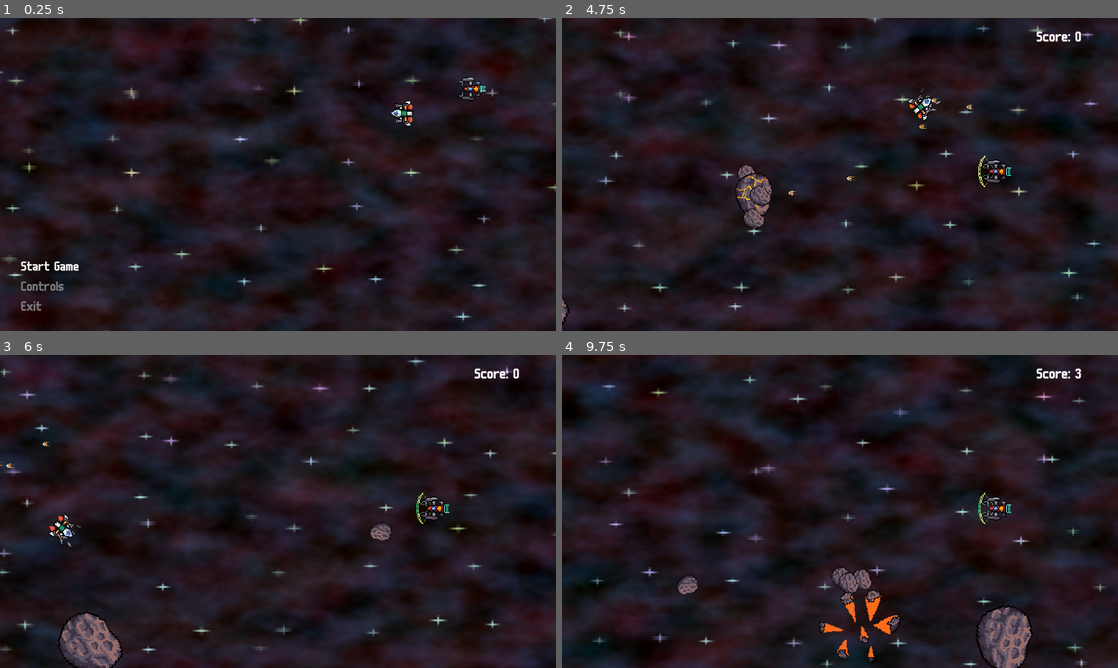
Above: before the commit, frames 1-4 (two rows, left to right).
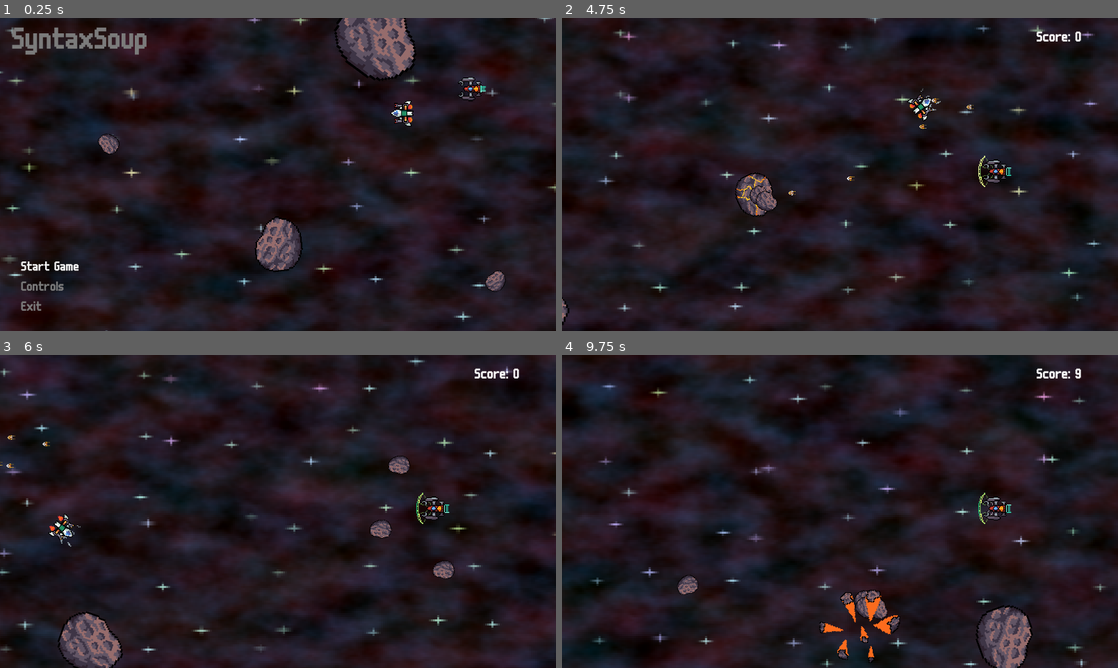
Above: after the commit, the same moments.

Repository: Yekt/SyntaxSoup
Game: Godot game, scene res://scenes/screens/start.tscn
The game is run twice, just before and just after one commit, with the same random seed, the same clock (stepped at 60 frames per second) and the same inputs. The engine's default icon, where the game draws it, is replaced by a stand-in: a white triangle on a blue panel in a dark square.
Inputs:
- Up to frame 1 (0.25 s): no input
- Up to frame 2 (4.75 s): click "Start Game" at 0.5 s; hold D (attacker_right) 1.28-2.03 s; hold Shift (attacker_dodge) 1.28-2.03 s; hold S (attacker_down) 2.03-2.78 s; tap Ctrl (supporter_dodge, bound only after the commit) at 2.1, 3.6 s; hold D (attacker_right) 2.78-3.53 s; hold Shift (attacker_dodge) 2.78-3.53 s; hold W (attacker_up) 3.53-4.28 s; hold A (attacker_left) from 4.28 s (still down); hold Shift (attacker_dodge) from 4.28 s (still down)
- Up to frame 3 (6 s): release Shift (attacker_dodge) at 5.03 s; tap Ctrl (supporter_dodge, bound only after the commit) at 5.1 s; release A (attacker_left) at 5.78 s; hold S (attacker_down) from 5.78 s (still down); hold Shift (attacker_dodge) from 5.78 s (still down)
- Up to frame 4 (9.75 s): release S (attacker_down) at 6.53 s; release Shift (attacker_dodge) at 6.53 s; hold D (attacker_right) 6.53-7.28 s; tap Ctrl (supporter_dodge, bound only after the commit) at 6.6, 8.1, 9.6 s; hold W (attacker_up) 7.28-8.03 s; hold Shift (attacker_dodge) 7.28-8.03 s; hold D (attacker_right) 8.03-8.78 s; hold S (attacker_down) 8.78-9.53 s; hold Shift (attacker_dodge) 8.78-9.53 s; hold A (attacker_left) from 9.53 s (still down)

The runs differ from the first frame. In frame 1, 4.5% of the frame differs, in the area x 2-91%, y 0-88%; in frame 2, 0.4%; in frame 3, 0.5%; in frame 4, 0.6%.

Commit message:
fix: minor tweaks

Diff:
--- a/project.godot
+++ b/project.godot
@@ -79,64 +79,74 @@
 ]
 }
 attacker_up={
-"deadzone": 0.0,
+"deadzone": 0.05,
 "events": [Object(InputEventKey,"resource_local_to_scene":false,"resource_name":"","device":-1,"window_id":0,"alt_pressed":false,"shift_pressed":false,"ctrl_pressed":false,"meta_pressed":false,"pressed":false,"keycode":0,"physical_keycode":87,"key_label":0,"unicode":119,"echo":false,"script":null)
 , Object(InputEventJoypadMotion,"resource_local_to_scene":false,"resource_name":"","device":-1,"axis":1,"axis_value":-1.0,"script":null)
 ]
 }
 attacker_down={
-"deadzone": 0.0,
+"deadzone": 0.05,
 "events": [Object(InputEventKey,"resource_local_to_scene":false,"resource_name":"","device":-1,"window_id":0,"alt_pressed":false,"shift_pressed":false,"ctrl_pressed":false,"meta_pressed":false,"pressed":false,"keycode":0,"physical_keycode":83,"key_label":0,"unicode":115,"echo":false,"script":null)
 , Object(InputEventJoypadMotion,"resource_local_to_scene":false,"resource_name":"","device":-1,"axis":1,"axis_value":1.0,"script":null)
 ]
 }
 attacker_left={
-"deadzone": 0.0,
+"deadzone": 0.05,
 "events": [Object(InputEventKey,"resource_local_to_scene":false,"resource_name":"","device":-1,"window_id":0,"alt_pressed":false,"shift_pressed":false,"ctrl_pressed":false,"meta_pressed":false,"pressed":false,"keycode":0,"physical_keycode":65,"key_label":0,"unicode":97,"echo":false,"script":null)
 , Object(InputEventJoypadMotion,"resource_local_to_scene":false,"resource_name":"","device":-1,"axis":0,"axis_value":-1.0,"script":null)
 ]
 }
 attacker_right={
-"deadzone": 0.0,
+"deadzone": 0.05,
 "events": [Object(InputEventKey,"resource_local_to_scene":false,"resource_name":"","device":-1,"window_id":0,"alt_pressed":false,"shift_pressed":false,"ctrl_pressed":false,"meta_pressed":false,"pressed":false,"keycode":0,"physical_keycode":68,"key_label":0,"unicode":100,"echo":false,"script":null)
 , Object(InputEventJoypadMotion,"resource_local_to_scene":false,"resource_name":"","device":-1,"axis":0,"axis_value":1.0,"script":null)
 ]
 }
 attacker_dodge={
-"deadzone": 0.5,
+"deadzone": 0.0,
 "events": [Object(InputEventKey,"resource_local_to_scene":false,"resource_name":"","device":0,"window_id":0,"alt_presse …(181 unchanged characters)…
+, Object(InputEventJoypadButton,"resource_local_to_scene":false,"resource_name":"","device":-1,"button_index":9,"pressure":0.0,"pressed":true,"script":null)
 ]
 }
 supporter_up={
-"deadzone": 0.0,
+"deadzone": 0.05,
 "events": [Object(InputEventKey,"resource_local_to_scene":false,"resource_name":"","device":-1,"window_id":0,"alt_press …(182 unchanged characters)…
 , Object(InputEventJoypadMotion,"resource_local_to_scene":false,"resource_name":"","device":-1,"axis":3,"axis_value":-1.0,"script":null)
 ]
 }
 supporter_down={
-"deadzone": 0.0,
+"deadzone": 0.05,
 "events": [Object(InputEventKey,"resource_local_to_scene":false,"resource_name":"","device":-1,"window_id":0,"alt_press …(182 unchanged characters)…
 , Object(InputEventJoypadMotion,"resource_local_to_scene":false,"resource_name":"","device":-1,"axis":3,"axis_value":1.0,"script":null)
 ]
 }
 supporter_left={
-"deadzone": 0.0,
+"deadzone": 0.05,
 "events": [Object(InputEventKey,"resource_local_to_scene":false,"resource_name":"","device":-1,"window_id":0,"alt_press …(182 unchanged characters)…
 , Object(InputEventJoypadMotion,"resource_local_to_scene":false,"resource_name":"","device":-1,"axis":2,"axis_value":-1.0,"script":null)
 ]
 }
 supporter_right={
-"deadzone": 0.0,
+"deadzone": 0.05,
 "events": [Object(InputEventKey,"resource_local_to_scene":false,"resource_name":"","device":-1,"window_id":0,"alt_press …(182 unchanged characters)…
 , Object(InputEventJoypadMotion,"resource_local_to_scene":false,"resource_name":"","device":-1,"axis":2,"axis_value":1.0,"script":null)
 ]
 }
 supporter_magnet={
 "deadzone": 0.5,
-"events": [Object(InputEventKey,"resource_local_to_scene":false,"resource_name":"","device":0,"window_id":0,"alt_pressed":false,"shift_pressed":false,"ctrl_pressed":false,"meta_pressed":false,"pressed":false,"keycode":0,"physical_keycode":4194326,"key_label":0,"unicode":0,"echo":false,"script":null)
+"events": [Object(InputEventKey,"resource_local_to_scene":false,"resource_name":"","device":-1,"window_id":0,"alt_pressed":false,"shift_pressed":false,"ctrl_pressed":false,"meta_pressed":false,"pressed":false,"keycode":0,"physical_keycode":4194325,"key_label":0,"unicode":0,"echo":false,"script":null)
+, Object(InputEventJoypadMotion,"resource_local_to_scene":false,"resource_name":"","device":-1,"axis":5,"axis_value":1.0,"script":null)
 ]
 }
 supporter_dodge={
+"deadzone": 0.0,
+"events": [Object(InputEventKey,"resource_local_to_scene":false,"resource_name":"","device":-1,"window_id":0,"alt_pressed":false,"shift_pressed":false,"ctrl_pressed":false,"meta_pressed":false,"pressed":false,"keycode":0,"physical_keycode":4194326,"key_label":0,"unicode":0,"echo":false,"script":null)
+, Object(InputEventJoypadButton,"resource_local_to_scene":false,"resource_name":"","device":-1,"button_index":10,"pressure":0.0,"pressed":true,"script":null)
+]
+}
+attacker_burst={
 "deadzone": 0.5,
-"events": []
+"events": [Object(InputEventJoypadMotion,"resource_local_to_scene":false,"resource_name":"","device":-1,"axis":4,"axis_value":1.0,"script":null)
+, Object(InputEventKey,"resource_local_to_scene":false,"resource_name":"","device":-1,"window_id":0,"alt_pressed":false,"shift_pressed":false,"ctrl_pressed":false,"meta_pressed":false,"pressed":false,"keycode":0,"physical_keycode":69,"key_label":0,"unicode":101,"echo":false,"script":null)
+]
 }
--- a/scenes/entities/asteroid.gd
+++ b/scenes/entities/asteroid.gd
@@ -82,10 +82,10 @@
 		if SIZE == SMALL:
 			var child = RESOURCE.instantiate()
 			child.position = position
-			child.velocity = velocity
+			child.velocity = randf_range(0.8, 1.2) * (velocity + Vector2(0, randf_range(-100, 100)))
 			get_parent().add_child(child)
 		else:
-			var y_delta = 0.4 + abs(ROTATION) * 8
+			var y_delta = 0.4 + abs(ROTATION) * 0.25
 			var child = Asteroid.create_asteroid(SIZE-1, Vector2.RIGHT + Vector2(0, randf_range(-y_delta, y_delta)))
 			child.position = position
 			get_parent().add_child(child)
--- a/scenes/screens/start.gd
+++ b/scenes/screens/start.gd
@@ -2,11 +2,13 @@
 
 
 const SPEED = 0.1
+var ROTATION
 
 
 func _ready():
 	%AttackerPosition.progress_ratio = 0.5
 	%SupporterPosition.progress_ratio = 0.525
+	ROTATION = randf_range(2, 2)
 	%StartButton.grab_focus()
 
 
@@ -16,6 +18,10 @@
 	%Attacker.global_position = %AttackerPosition.global_position
 	%SupporterPosition.progress_ratio += progress
 	%Supporter.global_position = %SupporterPosition.global_position
+	%AsteroidS1.rotate(ROTATION * delta)
+	%AsteroidS2.rotate(ROTATION * delta * -1)
+	%AsteroidM.rotate(ROTATION * delta * -0.2)
+	%AsteroidL.rotate(ROTATION * delta * 0.05)
 
 
 func start_game():
--- a/scenes/screens/start.tscn
+++ b/scenes/screens/start.tscn
@@ -8,6 +8,7 @@
 [ext_resource type="Texture2D" uid="uid://3fo3q7vaak2q" path="res://scenes/textures/Kla'ed - Support ship - Engine.png" id="4_j1py2"]
 [ext_resource type="Texture2D" uid="uid://dgr7b06nbc6cx" path="res://scenes/textures/Autocannon.png" id="5_kdwl5"]
 [ext_resource type="Texture2D" uid="uid://2dq1mop2s5kb" path="res://scenes/textures/Kla'ed - Support ship - Base.png" id="6_cqq3o"]
+[ext_resource type="Texture2D" uid="uid://bnigs8tuvl3fq" path="res://scenes/textures/Asteroid.png" id="9_6meb0"]
 
 [sub_resource type="Curve2D" id="Curve2D_xh08j"]
 _data = {
@@ -147,6 +148,77 @@
 [sub_resource type="StyleBoxEmpty" id="StyleBoxEmpty_hn3bl"]
 
 [sub_resource type="StyleBoxEmpty" id="StyleBoxEmpty_01ltk"]
+
+[sub_resource type="AtlasTexture" id="AtlasTexture_fbtbp"]
+atlas = ExtResource("9_6meb0")
+region = Rect2(0, 0, 96, 96)
+
+[sub_resource type="AtlasTexture" id="AtlasTexture_dltse"]
+atlas = ExtResource("9_6meb0")
+region = Rect2(96, 0, 96, 96)
+
+[sub_resource type="AtlasTexture" id="AtlasTexture_xnbau"]
+atlas = ExtResource("9_6meb0")
+region = Rect2(192, 0, 96, 96)
+
+[sub_resource type="AtlasTexture" id="AtlasTexture_2t763"]
+atlas = ExtResource("9_6meb0")
+region = Rect2(288, 0, 96, 96)
+
+[sub_resource type="AtlasTexture" id="AtlasTexture_5em03"]
+atlas = ExtResource("9_6meb0")
+region = Rect2(384, 0, 96, 96)
+
+[sub_resource type="AtlasTexture" id="AtlasTexture_xv7q6"]
+atlas = ExtResource("9_6meb0")
+region = Rect2(480, 0, 96, 96)
+
+[sub_resource type="AtlasTexture" id="AtlasTexture_1d4ar"]
+atlas = ExtResource("9_6meb0")
+region = Rect2(576, 0, 96, 96)
+
+[sub_resource type="AtlasTexture" id="AtlasTexture_5psh1"]
+atlas = ExtResource("9_6meb0")
+region = Rect2(672, 0, 96, 96)
+
+[sub_resource type="AtlasTexture" id="AtlasTexture_c1jvf"]
+atlas = ExtResource("9_6meb0")
+region = Rect2(0, 0, 96, 96)
+
+[sub_resource type="SpriteFrames" id="SpriteFrames_yr4ov"]
+animations = [{
+"frames": [{
+"duration": 1.0,
+"texture": SubResource("AtlasTexture_fbtbp")
+}, {
+"duration": 1.0,
+"texture": SubResource("AtlasTexture_dltse")
+}, {
+"duration": 1.0,
+"texture": SubResource("AtlasTexture_xnbau")
+}, {
+"duration": 1.0,
+"texture": SubResource("AtlasTexture_2t763")
+}, {
+"duration": 1.0,
+"texture": SubResource("AtlasTexture_5em03")
+}, {
+"duration": 1.0,
+"texture": SubResource("AtlasTexture_xv7q6")
+}, {
+"duration": 1.0,
+"texture": SubResource("AtlasTexture_1d4ar")
+}, {
+"duration": 1.0,
+"texture": SubResource("AtlasTexture_5psh1")
+}, {
+"duration": 1.0,
+"texture": SubResource("AtlasTexture_c1jvf")
+}],
+"loop": false,
+"name": &"default",
+"speed": 12.0
+}]
 
 [node name="Start" type="Control"]
 layout_mode = 3
@@ -159,6 +231,17 @@
 script = ExtResource("1_pw3nn")
 
 [node name="background" parent="." instance=ExtResource("1_h1e2x")]
+
+[node name="GameName" type="Label" parent="."]
+layout_mode = 0
+offset_left = 42.0
+offset_top = 33.0
+offset_right = 509.0
+offset_bottom = 126.0
+theme_override_colors/font_color = Color(0.481789, 0.481789, 0.481789, 1)
+theme_override_font_sizes/font_size = 106
+text = "SyntaxSoup"
+vertical_alignment = 1
 
 [node name="AttackerPath" type="Path2D" parent="."]
 position = Vector2(90, 82)
@@ -254,6 +337,38 @@
 flat = true
 alignment = 0
 
+[node name="AsteroidL" type="AnimatedSprite2D" parent="."]
+unique_name_in_owner = true
+texture_filter = 1
+position = Vector2(1311, 70)
+rotation = 0.610865
+scale = Vector2(8, 8)
+sprite_frames = SubResource("SpriteFrames_yr4ov")
+
+[node name="AsteroidM" type="AnimatedSprite2D" parent="."]
+unique_name_in_owner = true
+texture_filter = 1
+position = Vector2(958, 780)
+rotation = -1.58825
+scale = Vector2(5, 5)
+sprite_frames = SubResource("SpriteFrames_yr4ov")
+
+[node name="AsteroidS1" type="AnimatedSprite2D" parent="."]
+unique_name_in_owner = true
+texture_filter = 1
+position = Vector2(373, 435)
+rotation = -3.28122
+scale = Vector2(2, 2)
+sprite_frames = SubResource("SpriteFrames_yr4ov")
+
+[node name="AsteroidS2" type="AnimatedSprite2D" parent="."]
+unique_name_in_owner = true
+texture_filter = 1
+position = Vector2(1711, 906)
+rotation = -6.99877
+scale = Vector2(2, 2)
+sprite_frames = SubResource("SpriteFrames_yr4ov")
+
 [connection signal="pressed" from="Menu/StartButton" to="." method="start_game"]
 [connection signal="pressed" from="Menu/ControlsButton" to="." method="show_controls"]
 [connection signal="pressed" from="Menu/ExitButton" to="." method="exit_game"]
Not shown: 1 places in scenes/screens/start.tscn that only renumber resources
Not shown, added: scenes/textures/06.png.import
Not shown, added: scenes/textures/Main Ship - Shields - Round Shield.png.import
Not shown, added: scenes/textures/Pickup Icon - Shield Generator - All around shield.png.import
